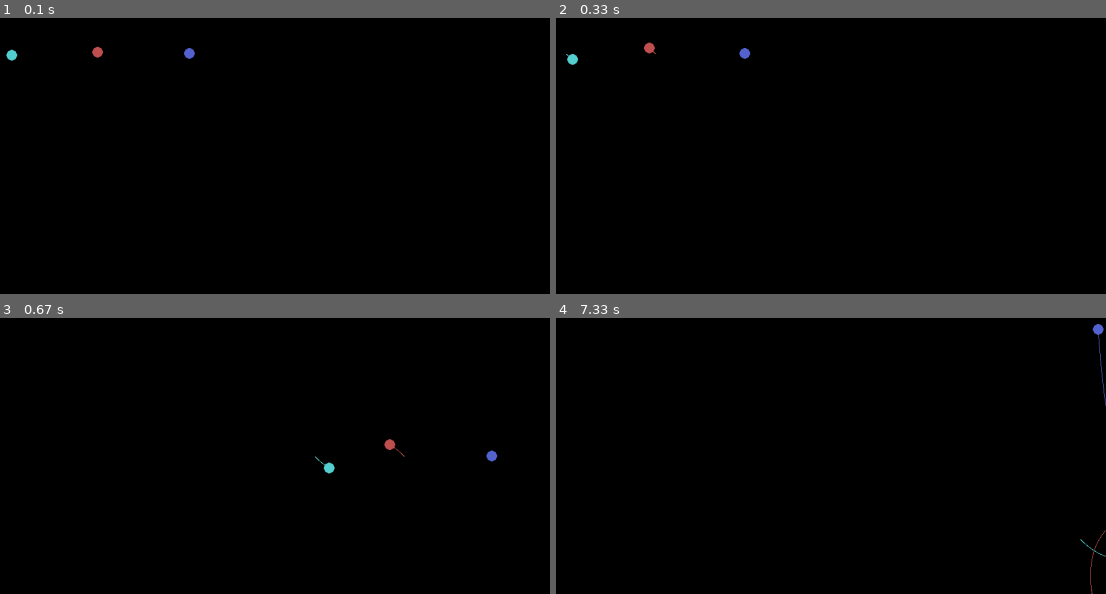
Above: before the commit, frames 1-4 (two rows, left to right).
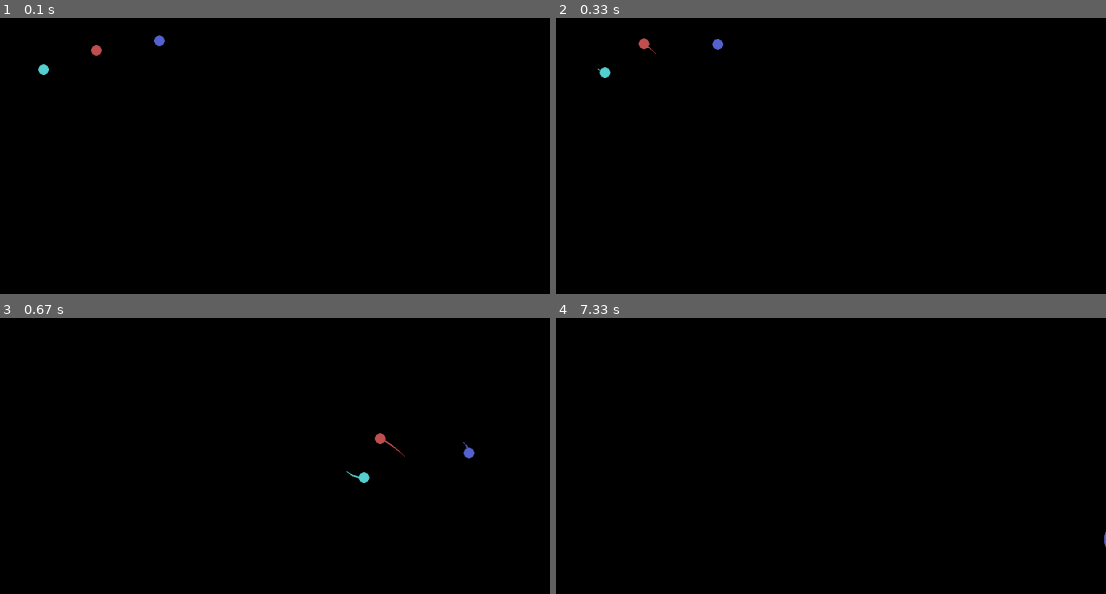
Above: after the commit, the same moments.

Repository: ChaoticSymphony/n-body-problem-pygame
Game: pygame game, started from n-body-problem.py
Two runs of this game, one before a commit and one after it. Both use one fixed random seed, a clock stepped at 60 frames per second and the inputs below.
Inputs (mouse positions are in pixels of both pictures, inside the frame that each line leads up to):
- Up to frame 1 (0.1 s): no input
- Up to frame 2 (0.33 s): no input
- Up to frame 3 (0.67 s): press the mouse at (outside the picture) at 0.37 s; move the mouse to (38, 409) at 0.47 s; release the mouse at (187, 458) at 0.6 s
- Up to frame 4 (7.33 s): press the mouse at (outside the picture) at 0.7 s; move the mouse to (600, 375) at 0.8 s; release the mouse at (759, 395) at 0.93 s; move the mouse to (outside the picture) at 6.97 s; press the mouse at (outside the picture) at 7 s; move the mouse to (outside the picture) at 7.1 s; release the mouse at (outside the picture) at 7.23 s; move the mouse to (outside the picture) at 7.3 s

The runs differ from the first frame. In frame 1, 0.3% of the frame differs, in the area x 1-36%, y 6-21%; in frame 2, 0.4%; in frame 3, 0.4%, in the area x 57-91%, y 41-60%; in frame 4, 0.2%.

Commit message:
Add files via upload
Added a taper to the orbital tails for aesthetic purposes

Diff:
--- a/n-body-problem.py
+++ b/n-body-problem.py
@@ -3,8 +3,12 @@
 import numpy as np
 
 a = 100
-vel = 1
+vel = 0.5
 
+red = (193, 81, 81)
+cyan = (85, 209, 209)
+blue = (85, 100, 209)
+white = (255, 255, 255)
 pygame.init()
 screen = pygame.display.set_mode((1500, 800))
 pygame.display.set_caption("Solar System")
@@ -22,10 +26,21 @@
         self.orbit = []
 
     def draw_orbit(self, screen, offset_x, offset_y):
-        # Draw the orbit with an offset
         if len(self.orbit) > 1:
-            adjusted_orbit = [(x + offset_x, y + offset_y) for x, y in self.orbit]
-            pygame.draw.lines(screen, self.color, False, adjusted_orbit, 1)
+            # Adjust the thickness of the orbit trail based on the distance from the current position
+            max_thickness_distance = 20 # Distance after which the thickness should taper to 1px
+            for i in range(1, len(self.orbit)):
+                start_pos = (self.orbit[i - 1][0] + offset_x, self.orbit[i - 1][1] + offset_y)
+                end_pos = (self.orbit[i][0] + offset_x, self.orbit[i][1] + offset_y)
+
+                if i < max_thickness_distance:
+                    thickness = 2  # Points halfway between recent and older have 2px thickness
+                    if i < max_thickness_distance / 2:
+                        thickness = 1 # Recent points have 1px thickness
+                else:
+                    thickness = 3  # Recent points taper to 3px thickness
+
+                pygame.draw.line(screen, self.color, start_pos, end_pos, thickness)
 
     def draw_planet(self, screen, offset_x, offset_y):
         # Draw the body itself with an offset
@@ -47,7 +62,7 @@
         self.x += self.vx
         self.y += self.vy
         self.orbit.append((self.x, self.y))
-        if len(self.orbit) > 1200:  # Keep the orbit list from growing indefinitely
+        if len(self.orbit) > 200:  # Keep the orbit list from growing indefinitely
             self.orbit.pop(0)
 
     def interact_with(self, other):
@@ -64,9 +79,10 @@
 last_mouse_pos = None
 
 bodies = [
-    Body(mass=a, color=(193, 81, 81), x=750, y=400, vx=-0.5, vy=-0.5),
-    Body(mass=a, color=(85, 209, 209), x=600, y=400, vx=0.5, vy=0.5),
-    Body(mass=5, color=(85, 100, 209), x=900, y=400, vx=-0., vy=0.),
+    Body(mass=a, color=red, x=750, y=400, vx=-0.93240737, vy=-0.86473142),
+    Body(mass=a, color=cyan, x=750-97, y=400+24.323, vx=0.466203685, vy=0.43236573),
+    Body(mass=a, color=blue, x=750+97, y=400-24.323, vx=0.466203685, vy=0.43236573),
+    #Body(mass=0.0001, color=white, x=750+150, y=400-100, vx=0.7, vy=1.5),
 ]
 
 while running:
